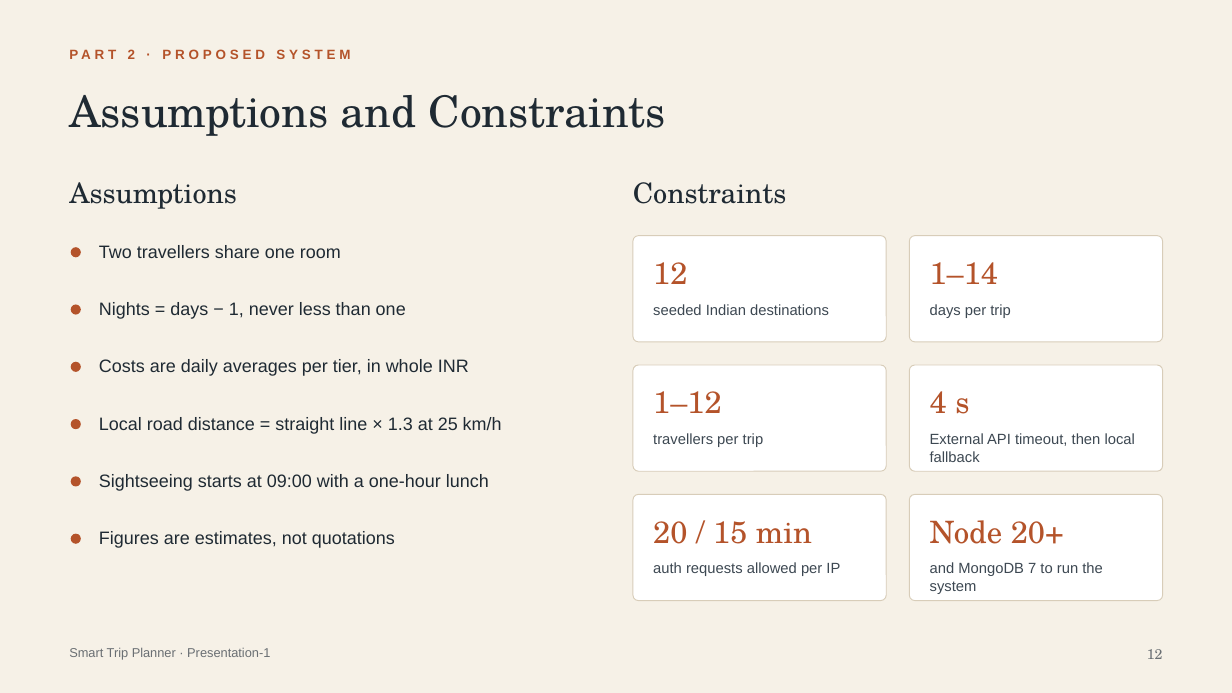
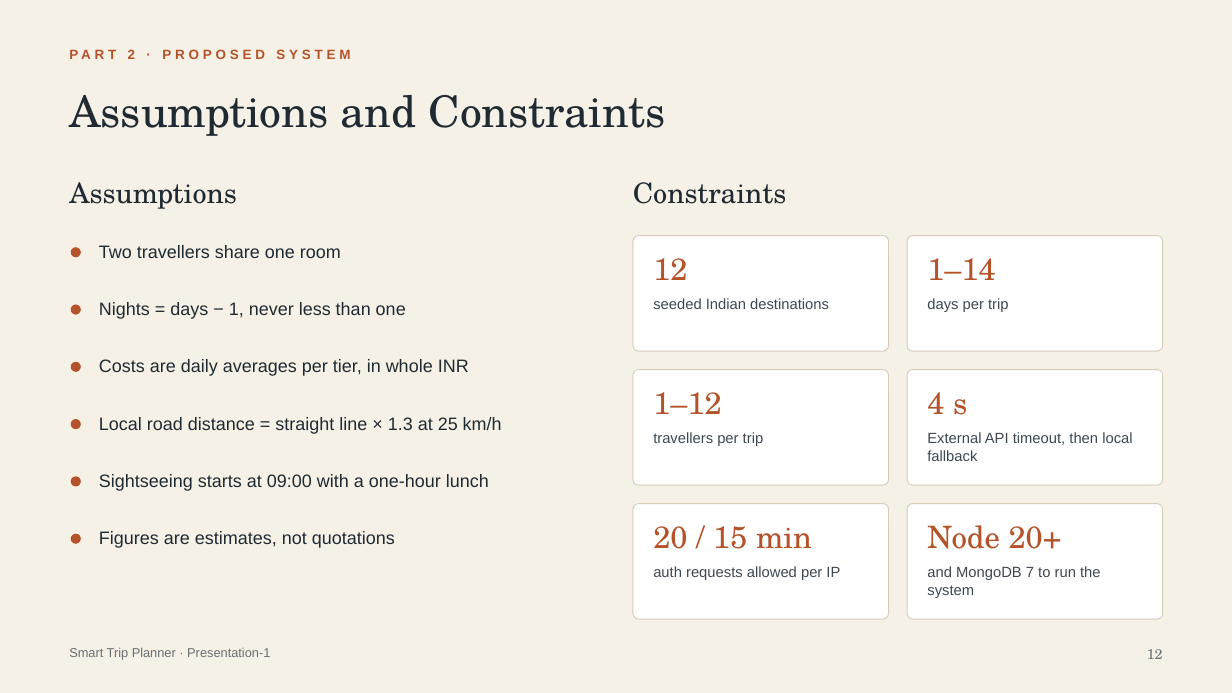
Before and after one commit to krishnakm143/smart-trip-planner, a slide deck: slide 12 of docs/Smart_Trip_Planner_Presentation1.pptx. Drawn at 1232x693 pixels with LibreOffice and Linux fonts; fonts in the diff are those of the drawing. Boxes give left, top, right and bottom in pixels: in the first picture for what was removed or moved away, otherwise in the second. Text is boxed around its words. In the diff, an @@ line names an element or a change of style, - is before the commit and + after.

```diff
--- a/docs/Smart_Trip_Planner_Presentation1.pptx
+++ b/docs/Smart_Trip_Planner_Presentation1.pptx
@@ rounded rectangle: place and size @@
-rounded rectangle at <box>633,236,886,342</box>
+rounded rectangle at <box>633,236,889,351</box>
@@ rounded rectangle: place and size @@
-rounded rectangle at <box>909,236,1163,342</box>
+rounded rectangle at <box>908,236,1164,351</box>
@@ text "12": place and size @@
-text "12" at <box>653,262,687,284</box>
+text "12" at <box>653,258,687,280</box>
@@ text "1–14": place and size @@
-text "1–14" at <box>930,262,998,284</box>
+text "1–14" at <box>927,258,995,280</box>
@@ text "seeded Indian destinations": place and size @@
-text "seeded Indian destinations" at <box>653,304,829,315</box>
+text "seeded Indian destinations" at <box>653,298,829,309</box>
@@ text "days per trip": place and size @@
-text "days per trip" at <box>930,304,1011,318</box>
+text "days per trip" at <box>927,298,1009,312</box>
@@ rounded rectangle: place and size @@
-rounded rectangle at <box>633,365,886,471</box>
+rounded rectangle at <box>633,370,889,485</box>
@@ rounded rectangle: place and size @@
-rounded rectangle at <box>909,365,1163,471</box>
+rounded rectangle at <box>908,370,1164,485</box>
@@ proportions changed in 6 elements at <box>908,236,1164,351</box>, <box>633,236,889,351</box>, <box>908,370,1164,485</box>, <box>633,370,889,485</box>, <box>908,504,1164,619</box>, <box>633,504,889,619</box> @@
@@ rounded rectangle: place and size @@
-rounded rectangle at <box>633,494,886,601</box>
+rounded rectangle at <box>633,504,889,619</box>
@@ rounded rectangle: place and size @@
-rounded rectangle at <box>909,494,1163,601</box>
+rounded rectangle at <box>908,504,1164,619</box>
@@ text "20 / 15 min": place and size @@
-text "20 / 15 min" at <box>653,521,812,544</box>
+text "20 / 15 min" at <box>653,526,812,549</box>
@@ text "Node 20+": place and size @@
-text "Node 20+" at <box>930,520,1064,544</box>
+text "Node 20+" at <box>927,525,1062,549</box>
@@ text "auth requests allowed per IP": place and size @@
-text "auth requests allowed per IP" at <box>653,562,840,576</box>
+text "auth requests allowed per IP" at <box>653,566,840,580</box>
@@ text "and MongoDB 7 to run ...": place and size @@
-text "and MongoDB 7 to run ..." at <box>930,562,1103,594</box>
+text "and MongoDB 7 to run ..." at <box>927,566,1101,598</box>
```
Also in this commit, not shown: 3 other slides changed, 8 other files.
